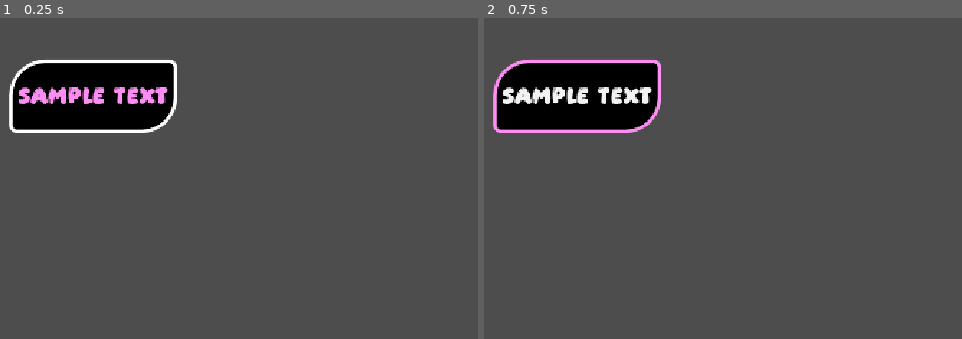
Above: before the commit, frames 1-2 (left to right).
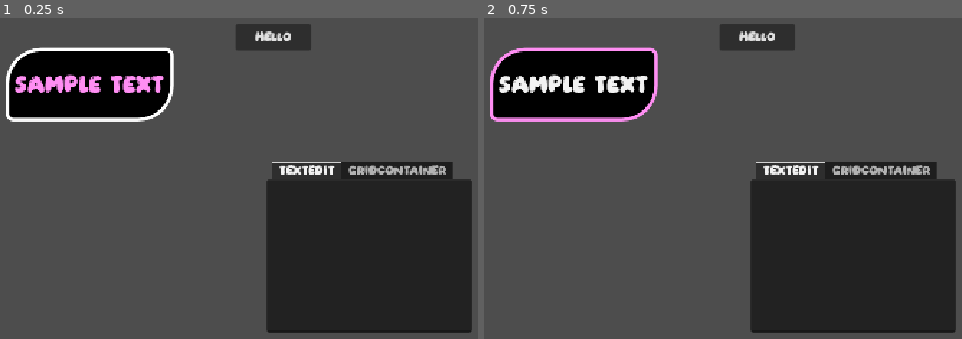
Above: after the commit, the same moments.

Repository: KatLuvsYa3/Geaux_Hackathon_Godot
Game: Godot game, scene res://scenes/general_ui.tscn
The game is run twice, just before and just after one commit, with the same random seed, the same clock (stepped at 60 frames per second) and the same inputs. This scene is started directly instead of the project's main scene.
Inputs:
- Up to frame 1 (0.25 s): no input
- Up to frame 2 (0.75 s): click "Sample Text" at 0.5 s

The runs differ from the first frame. In frame 1, 30% of the frame differs, in the area x 1-99%, y 1-99%; in frame 2, 30%.

Commit message:
theme and GUI test + organization

Diff:
--- /dev/null
+++ b/assets/themes/default.tres
@@ -0,0 +1,4 @@
+[gd_resource type="Theme" format=3 uid="uid://ctv1y277b0mkg"]
+
+[resource]
+Button/styles/disabled = null
--- a/project.godot
+++ b/project.godot
@@ -23,6 +23,11 @@
 [dotnet]
 
 project/assembly_name="Hackathon"
+
+[gui]
+
+theme/custom="uid://ctv1y277b0mkg"
+theme/custom_font="uid://ckiax1170b440"
 
 [input]
 
--- a/scenes/general_ui.tscn
+++ b/scenes/general_ui.tscn
@@ -48,10 +48,10 @@
 
 [node name="Button" type="Button" parent="." unique_id=246608440]
 layout_mode = 0
-offset_left = 42.0
-offset_top = 70.0
-offset_right = 284.0
-offset_bottom = 176.0
+offset_left = 37.0
+offset_top = 53.0
+offset_right = 279.0
+offset_bottom = 159.0
 theme_override_colors/font_color = Color(1, 0.5568628, 0.9529412, 1)
 theme_override_fonts/font = ExtResource("1_3j6ei")
 theme_override_font_sizes/font_size = 30
@@ -59,3 +59,40 @@
 theme_override_styles/pressed = SubResource("StyleBoxFlat_mnca7")
 theme_override_styles/hover = SubResource("StyleBoxFlat_3j6ei")
 text = "Sample Text"
+
+[node name="Button2" type="Button" parent="." unique_id=1044702697]
+layout_mode = 0
+offset_left = 368.0
+offset_top = 19.0
+offset_right = 477.0
+offset_bottom = 57.0
+text = "hello"
+
+[node name="TabContainer" type="TabContainer" parent="." unique_id=402640674]
+layout_mode = 0
+offset_left = 413.0
+offset_top = 217.0
+offset_right = 708.0
+offset_bottom = 463.0
+current_tab = 0
+
+[node name="TextEdit" type="TextEdit" parent="TabContainer" unique_id=2091946805]
+layout_mode = 2
+metadata/_tab_index = 0
+
+[node name="GridContainer" type="GridContainer" parent="TabContainer" unique_id=573791954]
+visible = false
+layout_mode = 2
+metadata/_tab_index = 1
+
+[node name="Button" type="Button" parent="TabContainer/GridContainer" unique_id=494416837]
+layout_mode = 2
+text = "1"
+
+[node name="Button2" type="Button" parent="TabContainer/GridContainer" unique_id=1114319696]
+layout_mode = 2
+text = "2"
+
+[node name="Button3" type="Button" parent="TabContainer/GridContainer" unique_id=567927958]
+layout_mode = 2
+text = "3"
--- a/scenes/test(brett).tscn
+++ b/scenes/test(brett).tscn
@@ -1,14 +1,14 @@
 [gd_scene format=3 uid="uid://hl8ob4gpost1"]
 
 [ext_resource type="Script" uid="uid://dbiv06lob67f3" path="res://scripts/movement.gd" id="1_t0jjk"]
-[ext_resource type="Texture2D" uid="uid://tvav3b4vv73h" path="res://Sprites/run_animation/run-1.png" id="2_b4uan"]
-[ext_resource type="Texture2D" uid="uid://bxv0f2wj86mf" path="res://Sprites/run_animation/run-2.png" id="3_wh488"]
-[ext_resource type="Texture2D" uid="uid://bv483xt7f3mqy" path="res://Sprites/run_animation/run-3.png" id="4_xf0ay"]
-[ext_resource type="Texture2D" uid="uid://cgeowfwymahjd" path="res://Sprites/run_animation/run-4.png" id="5_ff0uj"]
-[ext_resource type="Texture2D" uid="uid://d47e442u5fbx" path="res://Sprites/run_animation/run-5.png" id="6_207cp"]
-[ext_resource type="Texture2D" uid="uid://bw0teaorf33bk" path="res://Sprites/run_animation/run-6.png" id="7_6c6f2"]
-[ext_resource type="Texture2D" uid="uid://b4rg5msvv4cs3" path="res://Sprites/run_animation/run-7.png" id="8_fd8dr"]
-[ext_resource type="Texture2D" uid="uid://fjkstx7bt4cq" path="res://Sprites/run_animation/run-8.png" id="9_jdhvf"]
+[ext_resource type="Texture2D" uid="uid://tvav3b4vv73h" path="res://assets/Sprites/run_animation/run-1.png" id="2_b4uan"]
+[ext_resource type="Texture2D" uid="uid://bxv0f2wj86mf" path="res://assets/Sprites/run_animation/run-2.png" id="3_wh488"]
+[ext_resource type="Texture2D" uid="uid://bv483xt7f3mqy" path="res://assets/Sprites/run_animation/run-3.png" id="4_xf0ay"]
+[ext_resource type="Texture2D" uid="uid://cgeowfwymahjd" path="res://assets/Sprites/run_animation/run-4.png" id="5_ff0uj"]
+[ext_resource type="Texture2D" uid="uid://d47e442u5fbx" path="res://assets/Sprites/run_animation/run-5.png" id="6_207cp"]
+[ext_resource type="Texture2D" uid="uid://bw0teaorf33bk" path="res://assets/Sprites/run_animation/run-6.png" id="7_6c6f2"]
+[ext_resource type="Texture2D" uid="uid://b4rg5msvv4cs3" path="res://assets/Sprites/run_animation/run-7.png" id="8_fd8dr"]
+[ext_resource type="Texture2D" uid="uid://fjkstx7bt4cq" path="res://assets/Sprites/run_animation/run-8.png" id="9_jdhvf"]
 
 [sub_resource type="SpriteFrames" id="SpriteFrames_qt2xu"]
 animations = [{
Renamed: Sprites/run_animation/run-1.png -> assets/Sprites/run_animation/run-1.png
Not shown, changed: assets/Sprites/run_animation/run-1.png.import
Renamed: Sprites/run_animation/run-2.png -> assets/Sprites/run_animation/run-2.png
Not shown, changed: assets/Sprites/run_animation/run-2.png.import
Renamed: Sprites/run_animation/run-3.png -> assets/Sprites/run_animation/run-3.png
Not shown, changed: assets/Sprites/run_animation/run-3.png.import
Renamed: Sprites/run_animation/run-4.png -> assets/Sprites/run_animation/run-4.png
Not shown, changed: assets/Sprites/run_animation/run-4.png.import
Renamed: Sprites/run_animation/run-5.png -> assets/Sprites/run_animation/run-5.png
Not shown, changed: assets/Sprites/run_animation/run-5.png.import
Renamed: Sprites/run_animation/run-6.png -> assets/Sprites/run_animation/run-6.png
Not shown, changed: assets/Sprites/run_animation/run-6.png.import
(and 5 more such lines)
